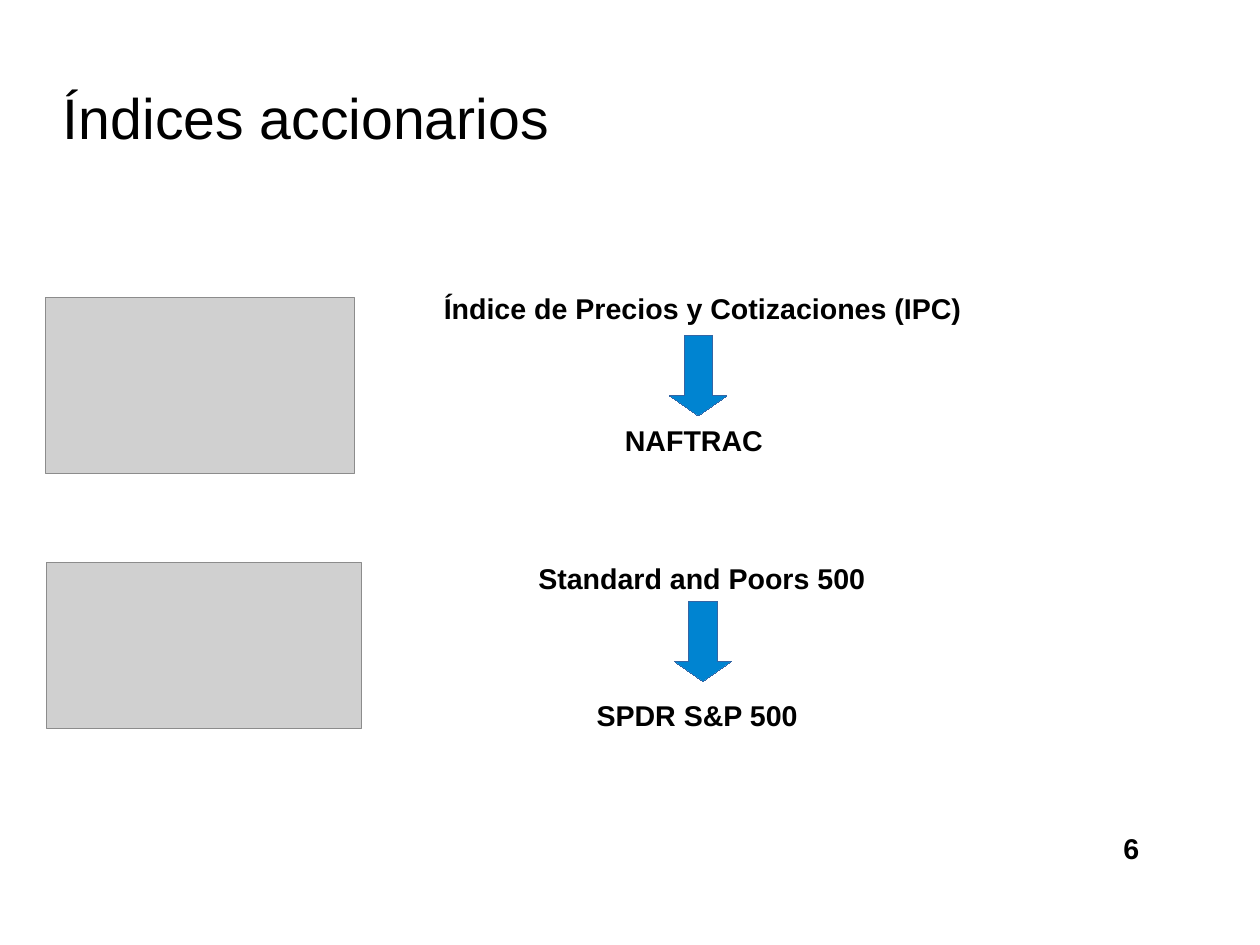
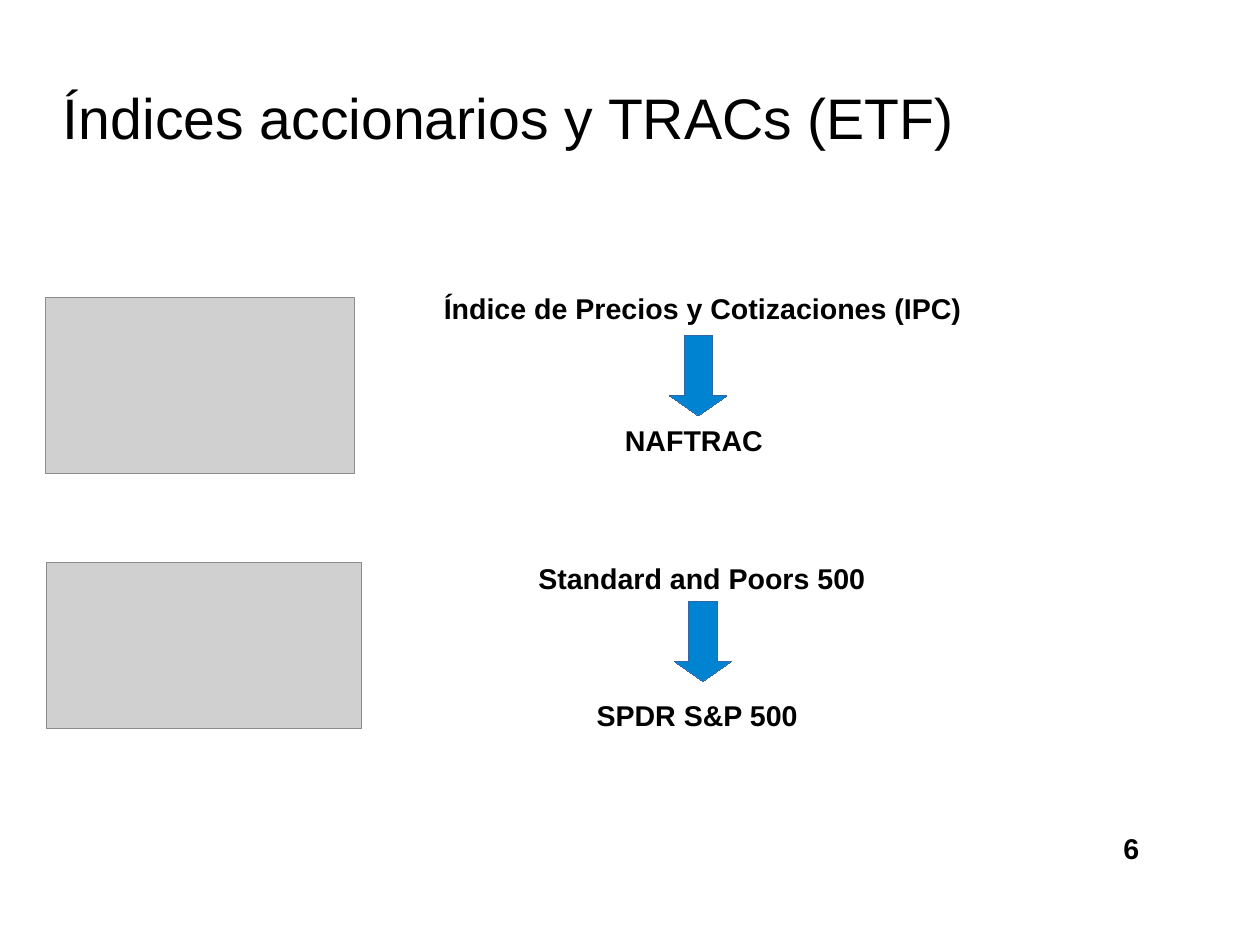
Before and after one commit to davidrmh/Thesis, a slide deck: slide 6 of presentaciones_finales/presentacion_seminario_B19.odp. Drawn at 1260x945 pixels with LibreOffice and Linux fonts; fonts in the diff are those of the drawing; grey boxes stand for pictures; background and template pictures are left out. Boxes give left, top, right and bottom in pixels: in the first picture for what was removed or moved away, otherwise in the second. Text is boxed around its words. In the diff, an @@ line names an element or a change of style, - is before the commit and + after.

```diff
--- a/presentaciones_finales/presentacion_seminario_B19.odp
+++ b/presentaciones_finales/presentacion_seminario_B19.odp
@@ title at bbox=[63, 94, 954, 150]: text changed @@
-Índices accionarios
+Índices accionarios y TRACs (ETF)
```
Also in this commit, not shown: 4 other slides changed, 5 slides added.
